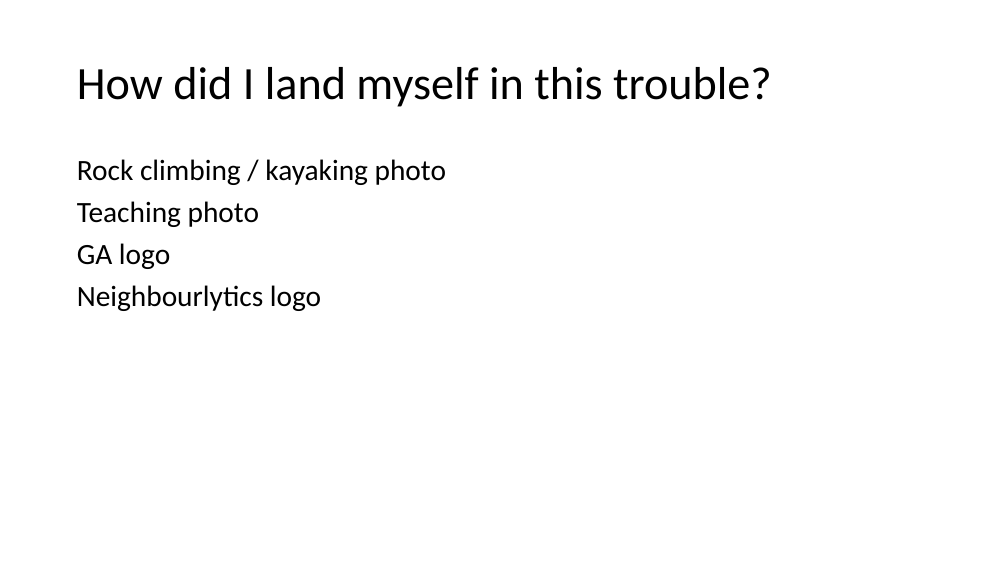
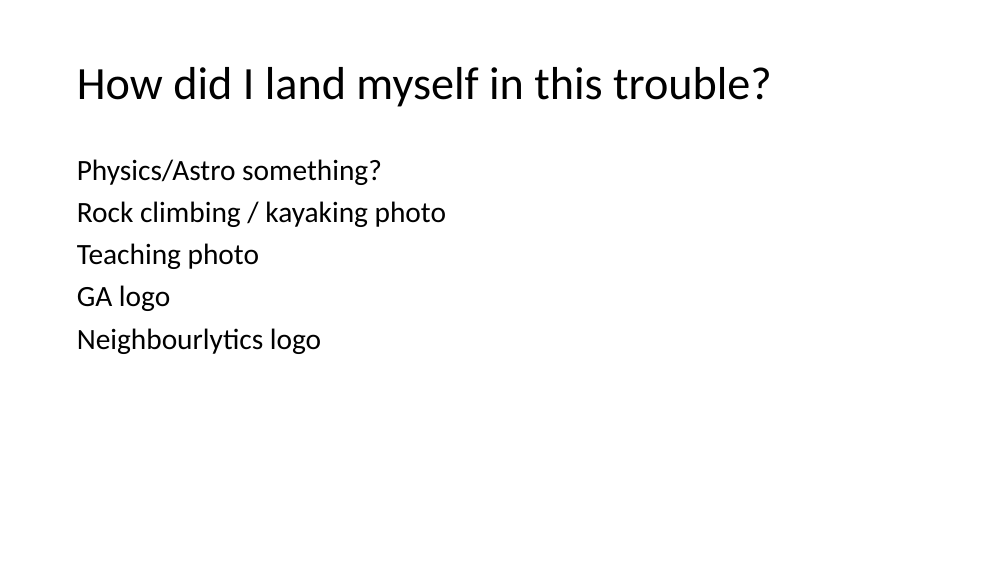
Before and after one commit to LydiaPeabody/pycon2020_talk, a slide deck: slide 2 of pycon2020_sketch.pptx. Drawn at 1008x567 pixels with LibreOffice and Linux fonts; fonts in the diff are those of the drawing. Boxes give left, top, right and bottom in pixels: in the first picture for what was removed or moved away, otherwise in the second. Text is boxed around its words. In the diff, an @@ line names an element or a change of style, - is before the commit and + after.

```diff
--- a/pycon2020_sketch.pptx
+++ b/pycon2020_sketch.pptx
@@ text at (77,159,382,185): paragraph added @@
+Physics/Astro something?
```
Also in this commit, not shown: 2 other slides changed, 5 slides added, 2 slides removed, 8 other files.
